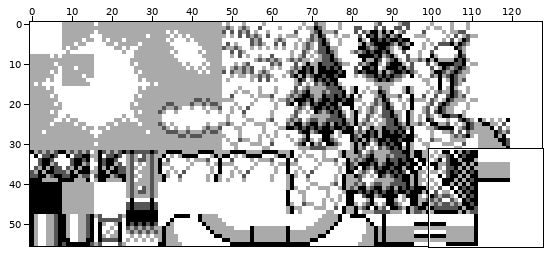
Two states of a sprite sheet, gfx/tilesets/hill.png. The first picture is a wide view before the edit; the outline marks the close-up.
Close-up. The starting point:
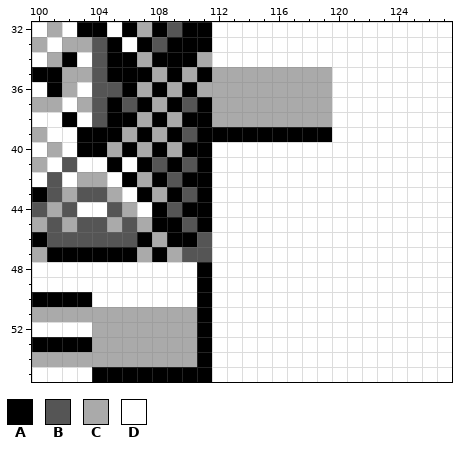
The file is 128x56 pixels. Shown: x 100..127, y 32..55.
Palette (. is transparent): A #000000  B #555555  C #aaaaaa  D #ffffff
Pixels before, first column x 100:
32 DCDAADACABAADDDDDDDDDDDDDDDD
33 CDCCBADABAAADDDDDDDDDDDDDDDD
34 DCADBAACAAACDDDDDDDDDDDDDDDD
35 AACCBAAACACACCCCCCCCDDDDDDDD
36 DACDBBACACACCCCCCCCCDDDDDDDD
37 CCDCBABACABACCCCCCCCDDDDDDDD
38 DDADBAACACAACCCCCCCCDDDDDDDD
39 CDDAAACACABAAAAAAAAADDDDDDDD
40 DCDAACACACAADDDDDDDDDDDDDDDD
41 CDBDDADABABADDDDDDDDDDDDDDDD
42 DBDCCDACABAADDDDDDDDDDDDDDDD
43 ABCBBCDACABADDDDDDDDDDDDDDDD
44 BCBDDBCDABAADDDDDDDDDDDDDDDD
45 CBCBBCBCAABADDDDDDDDDDDDDDDD
46 ABBBBBBACAABDDDDDDDDDDDDDDDD
47 CAAAAAACACBBDDDDDDDDDDDDDDDD
48 DDDDDDDDDDDADDDDDDDDDDDDDDDD
49 DDDDDDDDDDDADDDDDDDDDDDDDDDD
50 AAAADDDDDDDADDDDDDDDDDDDDDDD
51 CCCCCCCCCCCADDDDDDDDDDDDDDDD
52 DDDDCCCCCCCADDDDDDDDDDDDDDDD
53 AAAACCCCCCCADDDDDDDDDDDDDDDD
54 CCCCCCCCCCCADDDDDDDDDDDDDDDD
55 DDDDAAAAAAAADDDDDDDDDDDDDDDD
The result:
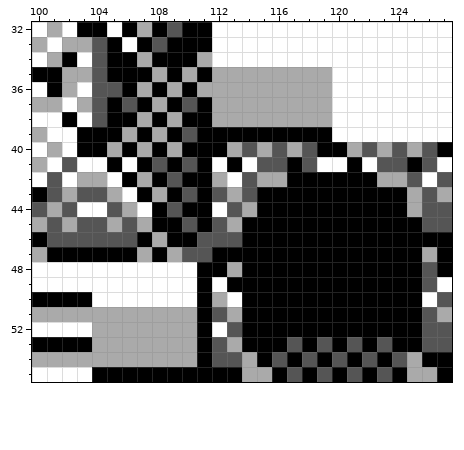
Diff:
y 40: x 112..127 DDDDDDDDDDDDDDDD -> ACBCBCBAACBCBCBA
y 41: x 113 D -> A; x 115..118 DDDD -> BBAB; x 121 D -> A; x 123..126 DDDD -> BBAB
y 42: x 112 D -> C; x 114..125 DDDDDDDDDDDD -> BCCAAAAAACCB; x 127 D -> B
y 43: x 112..127 DDDDDDDDDDDDDDDD -> BCBAAAAAAAAAACBC
y 44: x 113..127 DDDDDDDDDDDDDDD -> BCAAAAAAAAAACBB
y 45: x 112..127 DDDDDDDDDDDDDDDD -> BCAAAAAAAAAAAABB
y 46: x 112..127 DDDDDDDDDDDDDDDD -> BBAAAAAAAAAAAAAA
y 47: x 112..127 DDDDDDDDDDDDDDDD -> AAAAAAAAAAAAAACA
y 48: x 112..127 DDDDDDDDDDDDDDDD -> ACAAAAAAAAAAAABA
y 49: x 113..126 DDDDDDDDDDDDDD -> AAAAAAAAAAAAAB
y 50: x 112 D -> C; x 114..125 DDDDDDDDDDDD -> AAAAAAAAAAAA; x 127 D -> B
y 51: x 112..127 DDDDDDDDDDDDDDDD -> BCAAAAAAAAAAAABC
y 52: x 113..127 DDDDDDDDDDDDDDD -> BAAAAAAAAAAAABB
y 53: x 112..127 DDDDDDDDDDDDDDDD -> BCAAABABABABAABB
y 54: x 112..127 DDDDDDDDDDDDDDDD -> BBCABABABABABCAA
y 55: x 112..127 DDDDDDDDDDDDDDDD -> AACCABABABABACCA
